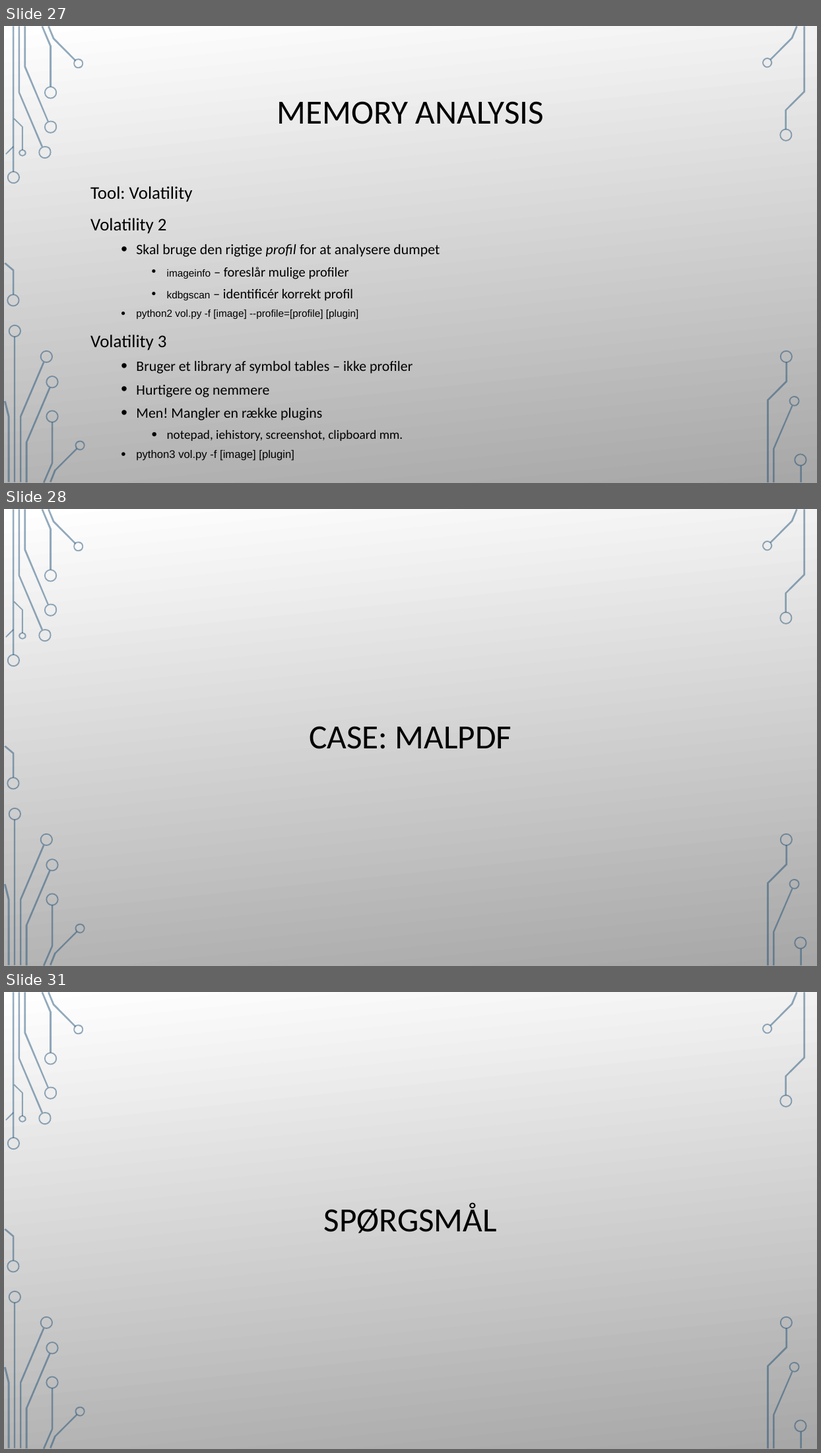
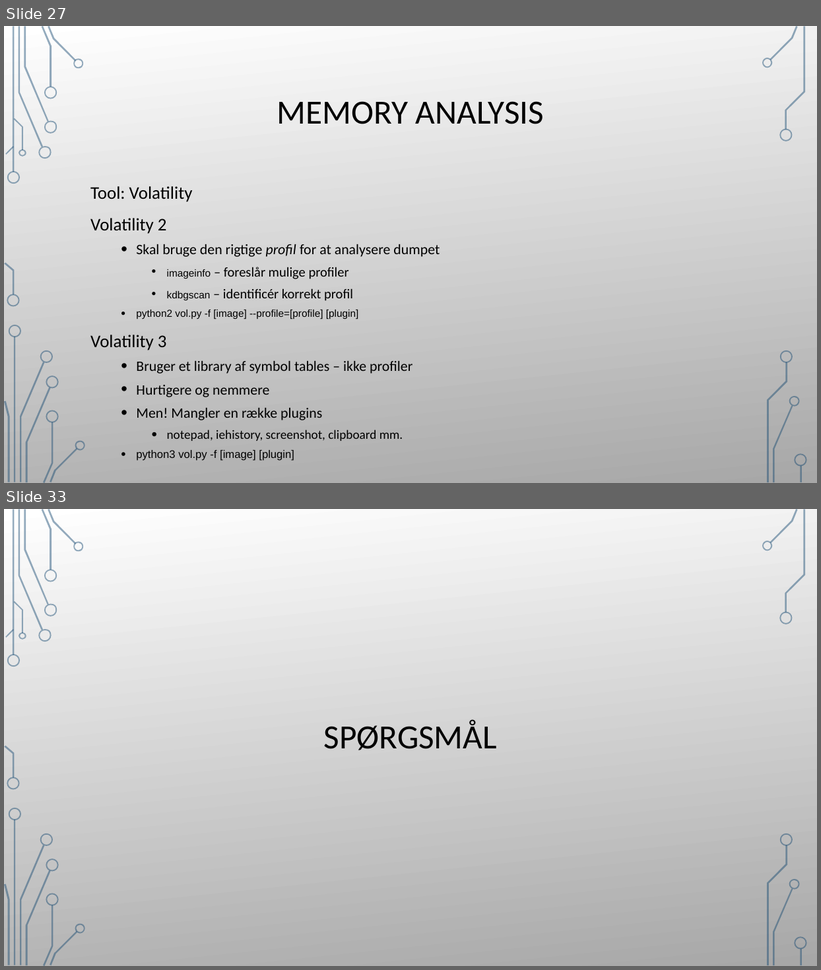
Before and after one commit to Nissen96/forensics-workshop, a slide deck: slides/forensics_slides.pptx. Shown one above the other, each under a label of ours: slides 27, 28 and 31 before the commit, slides 27 and 33 after it; the slides between them are not shown. The pictures are 821x1453 and 821x970 pixels, drawn with LibreOffice and Linux fonts; fonts in the diff are those of the drawing; background and template pictures are left out. Boxes give left, top, right and bottom in pixels: in the first picture for what was removed or moved away, otherwise in the second. Text is boxed around its words. In the diff, an @@ line names an element or a change of style, - is before the commit and + after.

```diff
--- a/slides/forensics_slides.pptx
+++ b/slides/forensics_slides.pptx
@@ slide 28 removed at [4, 509, 817, 966], background picture (left out); not listed: 36 template elements that a slide beside it also shows @@
@@ rectangle removed at [4, 509, 817, 966] @@
@@ title removed at [309, 726, 512, 749] @@
-CASE: MALPDF
@@ group removed at [4, 509, 85, 966]: 24 freeform shapes, 2 rectangles @@
@@ group removed at [762, 509, 807, 966]: 9 freeform shapes, 1 rectangle @@
@@ what was slide 31 is now slide 33 @@
```
Also in this commit, not shown: 5 slides changed, 3 slides added, 1 other file.
